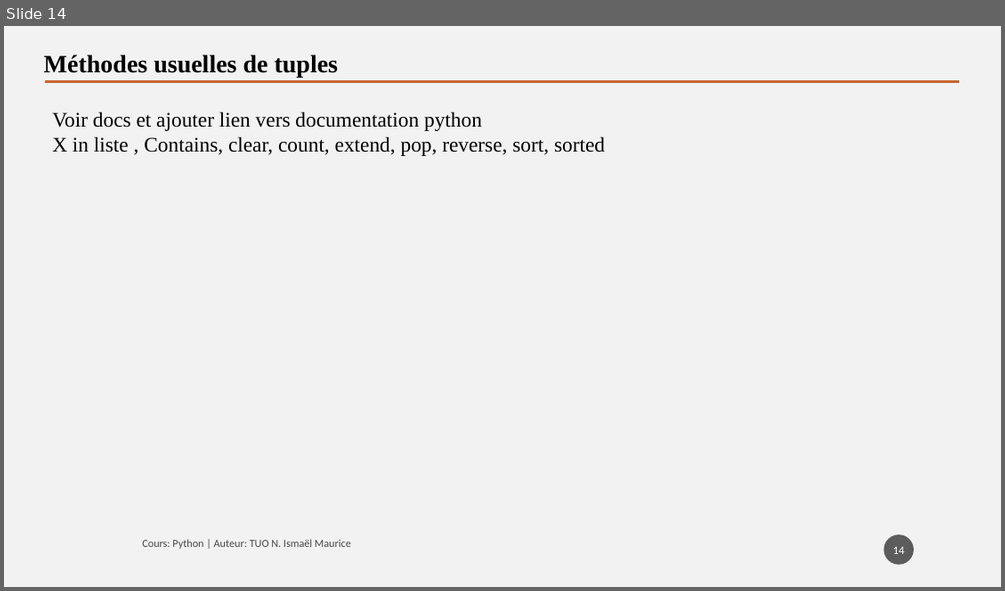
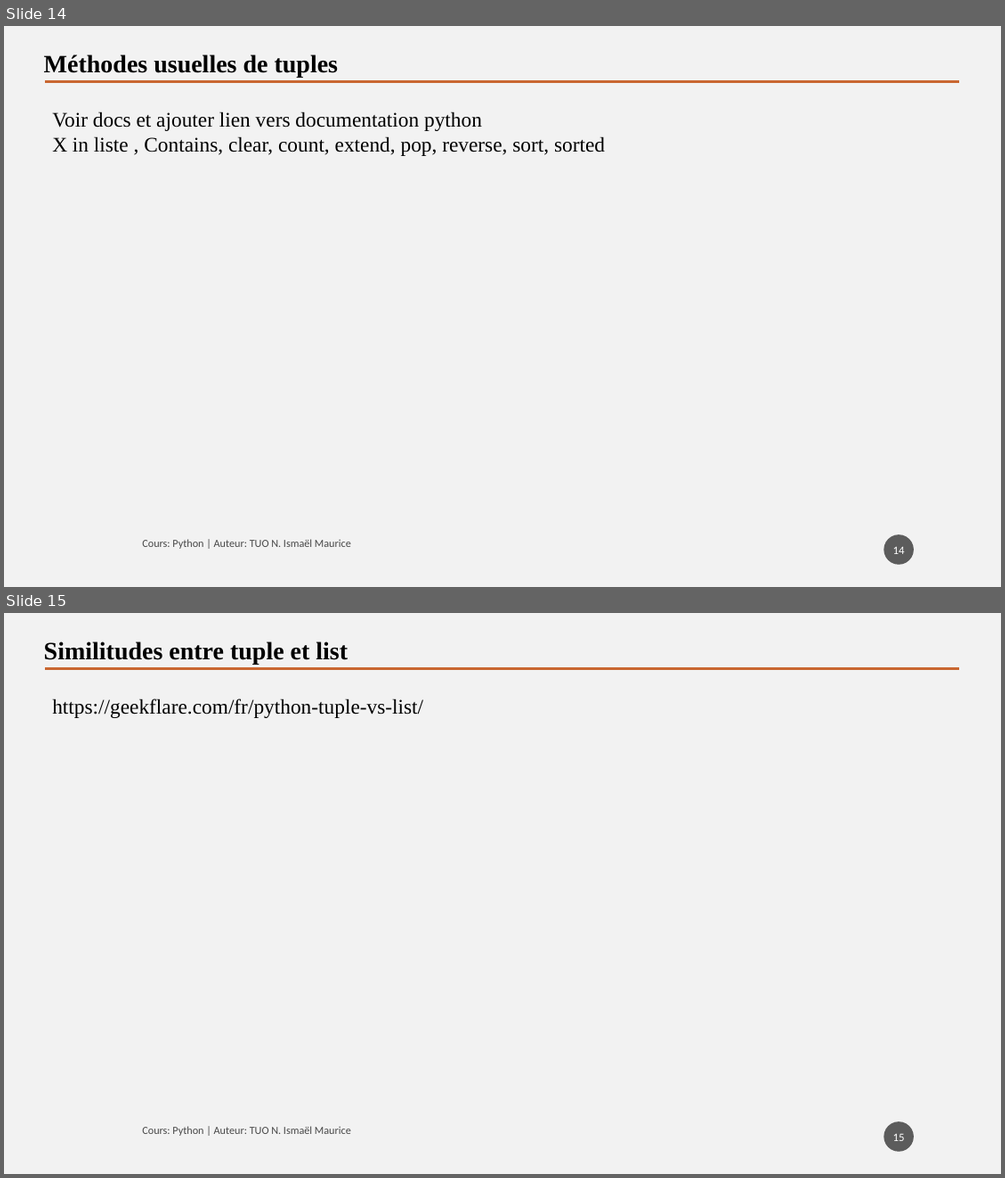
Before and after one commit to tisma95/cours-python, a slide deck: source/Chapitre 10 - Les tuples.pptx. Shown one above the other, each under a label of ours: slide 14 before the commit, slides 14 and 15 after it. The pictures are 1005x591 and 1005x1178 pixels, drawn with LibreOffice and Linux fonts; fonts in the diff are those of the drawing. Boxes give left, top, right and bottom in pixels: in the first picture for what was removed or moved away, otherwise in the second. Text is boxed around its words. In the diff, an @@ line names an element or a change of style, - is before the commit and + after.

```diff
--- a/source/Chapitre 10 - Les tuples.pptx
+++ b/source/Chapitre 10 - Les tuples.pptx
@@ slide 15 added at (4,613,1001,1174), background #F2F2F2 @@
@@ text added at (44,641,348,664), 24 pt, text #000000, bold @@
+Similitudes entre tuple et list
@@ line added from (45, 668) to (959, 668), #C96731 2.5 pt @@
@@ text added at (52,698,423,718), 20 pt, text #000000 @@
+https://geekflare.com/fr/python-tuple-vs-list/
@@ text added at (142,1126,351,1135), 10.5 pt, text #000000 at 70% opacity @@
+Cours: Python | Auteur: TUO N. Ismaël Maurice
@@ page number added at (884,1121,914,1151), fill #1D1D1D at 70% opacity, 11 pt, text #FFFFFF @@
+15
```
Also in this commit, not shown: 1 slide changed, 3 other slides added, 3 other files.
